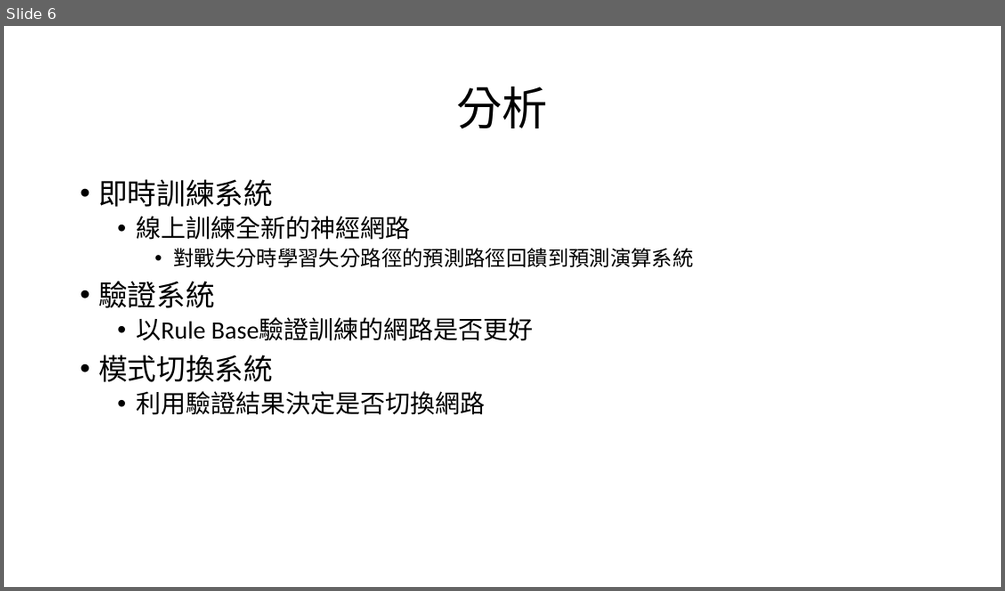
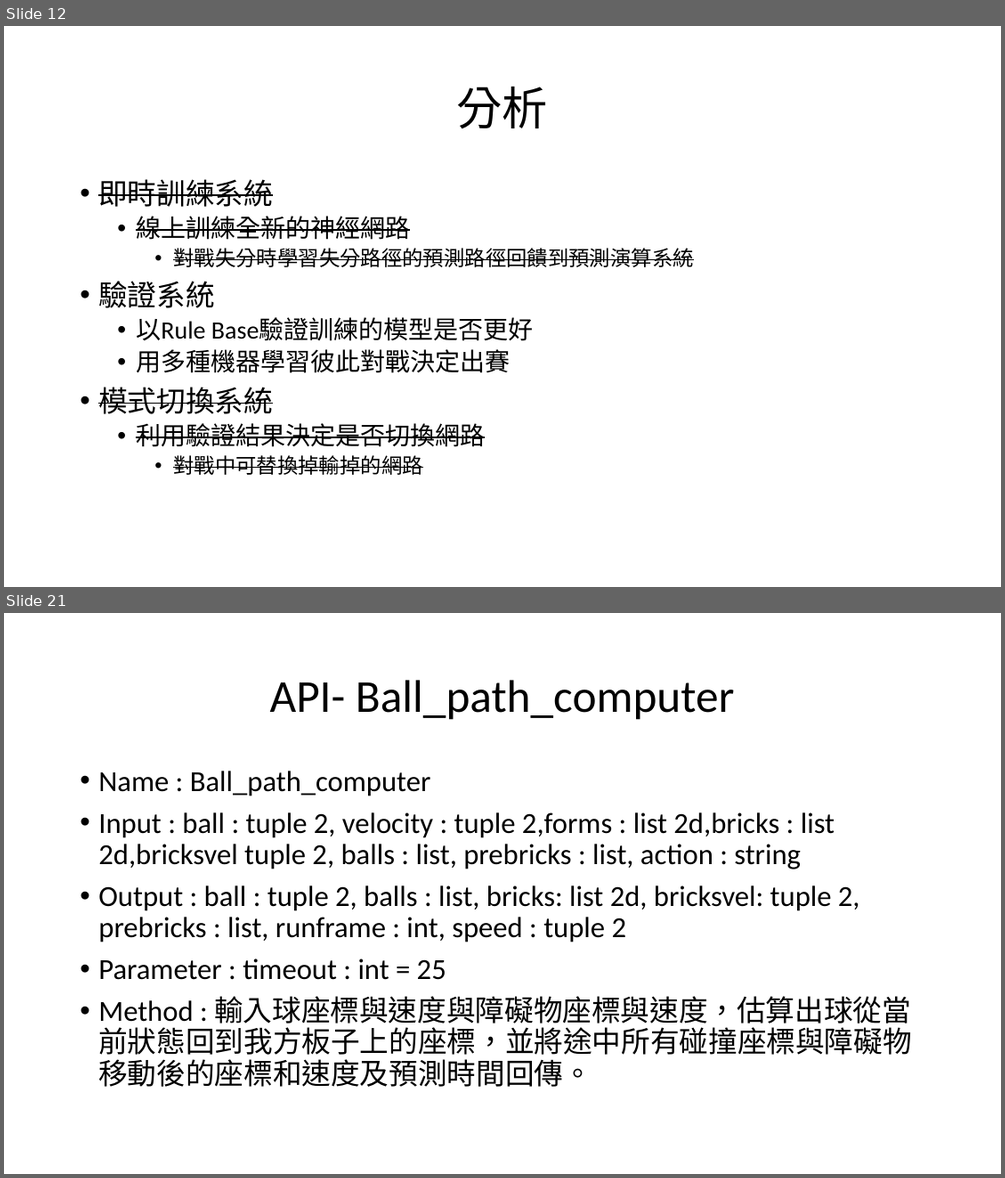
Before and after one commit to HongYu313Lin/-, a slide deck: 乒乓球規格.pptx. Shown one above the other, each under a label of ours: slide 6 before the commit, slides 12 and 21 after it; the slides between them are not shown. The pictures are 1005x591 and 1005x1178 pixels, drawn with LibreOffice and Linux fonts; fonts in the diff are those of the drawing. Boxes give left, top, right and bottom in pixels: in the first picture for what was removed or moved away, otherwise in the second. Text is boxed around its words. In the diff, an @@ line names an element or a change of style, - is before the commit and + after.

```diff
--- a/乒乓球規格.pptx
+++ b/乒乓球規格.pptx
@@ slide 21 added at (x1=4, y1=613, x2=1001, y2=1174), background #FFFFFF @@
@@ title added at (x1=270, y1=680, x2=734, y2=720), 44 pt, text #000000 @@
+API- Ball_path_computer
@@ text added at (x1=98, y1=771, x2=911, y2=1086), 28 pt, text #000000 @@
+• Name : Ball_path_computer
+• Input : ball : tuple 2, velocity : tuple 2,forms : list 2d,bricks : list 2d,bricksvel tuple 2, balls : list, prebricks : list, action : string
+• Output : ball : tuple 2, balls : list, bricks: list 2d, bricksvel: tuple 2, prebricks : list, runframe : int, speed : tuple 2
+• Parameter : timeout : int = 25
+• Method : 輸入球座標與速度與障礙物座標與速度，估算出球從當前狀態回到我方板子上的座標，並將途中所有碰撞座標與障礙物移動後的座標和速度及預測時間回傳。
@@ what was slide 6 is now slide 12 @@
@@ slide 12 changed as well @@
@@ text at (x1=98, y1=179, x2=693, y2=447): strikethrough on in "即時訓練系統", "線上訓練全新的神經網路", "對戰失分時學習失分路徑的預測路徑回饋到預測演算系統", "模式切換系統" and 1 more places @@
@@ text at (x1=136, y1=318, x2=534, y2=373): text changed @@
-  • 以Rule Base驗證訓練的網路是否更好
+  • 以Rule Base驗證訓練的模型是否更好
+  • 用多種機器學習彼此對戰決定出賽
@@ text at (x1=173, y1=455, x2=423, y2=475): paragraph added @@
+    • 對戰中可替換掉輸掉的網路
```
Also in this commit, not shown: 5 other slides changed, 27 other slides added, 22 other files.
